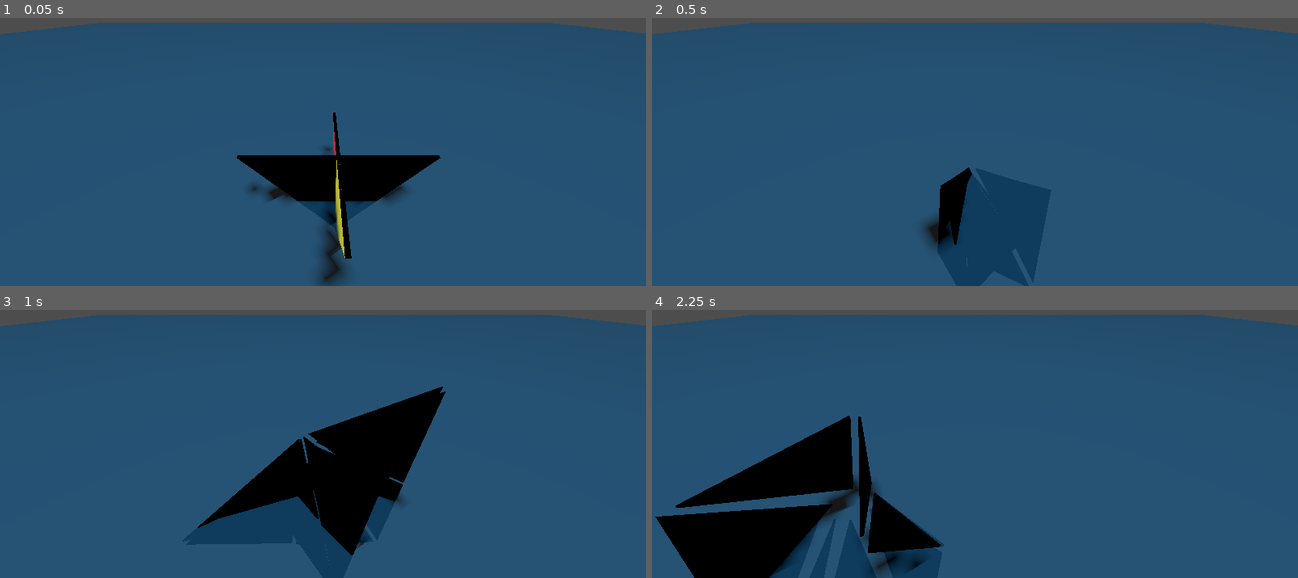
Above: before the commit, frames 1-4 (two rows, left to right).
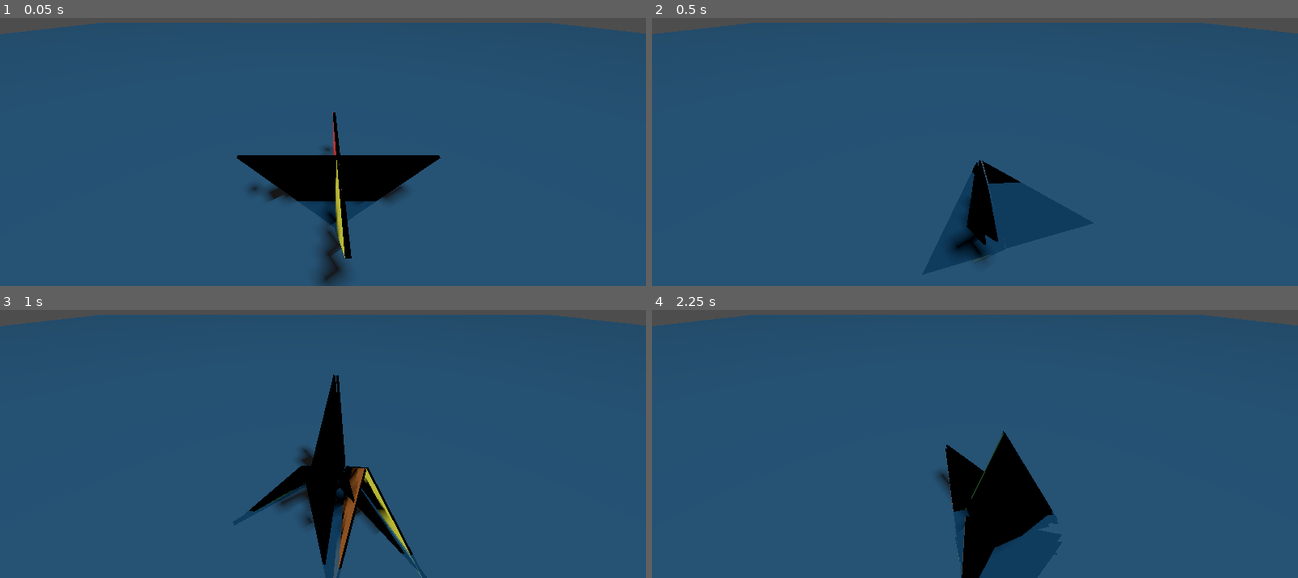
Above: after the commit, the same moments.

Repository: q-qo-o/origami_robot
Game: Godot game, scene res://scenes/ocean.tscn
Two runs of this game, one before a commit and one after it. Both use one fixed random seed, a clock stepped at 60 frames per second and the inputs below.
Inputs (mouse positions are in pixels of both pictures, inside the frame that each line leads up to):
- Up to frame 1 (0.05 s): no input
- Up to frame 2 (0.5 s): no input
- Up to frame 3 (1 s): move the mouse to (465, 379) at 0.52 s; hold Shift from 0.53 s (still down); click (465, 379) at 0.67 s
- Up to frame 4 (2.25 s): release Shift at 1.25 s; drag from (845, 414) to (942, 468) at 1.27 s; move the mouse to (1039, 318) at 2.02 s; hold Shift from 2.03 s (still down); click (1039, 318) at 2.17 s

Frame 1 is identical in both runs. In frame 2, 2.6% of the frame differs, in the area x 41-58%, y 53-92%; in frame 3, 7.6%; in frame 4, 17%, in the area x 0-63%, y 39-100%.

Commit message:
为关节添加角度限制，防止折纸结构过度折叠
- 为全部 8 个 HingeJoint3D 启用 angular_limit：
  - lower = -45° (-0.785 rad)
  - upper = +45° (+0.785 rad)
- 移除 Jolt Physics 不支持的 softness / relaxation 参数
- 限制相邻面之间的相对旋转范围，防止折纸结构在入水时过度扭曲变形

Diff:
--- a/scenes/origami_robot.tscn
+++ b/scenes/origami_robot.tscn
@@ -309,48 +309,72 @@
 
 [node name="joint1" type="HingeJoint3D" parent="." unique_id=888133071]
 transform = Transform3D(1, 0, 0, 0, -1, 8.742278e-08, 0, -8.742278e-08, -1, 0, -0.010000019, -2.2976311e-16)
+angular_limit/enable = true
+angular_limit/lower = -0.785398
+angular_limit/upper = 0.785398
 node_a = NodePath("../face1")
 exclude_nodes_from_collision = true
 node_b = NodePath("../face2")
 
 [node name="joint2" type="HingeJoint3D" parent="." unique_id=1608638301]
 transform = Transform3D(1, 0, 0, 0, 0.7071068, -0.70710677, 0, 0.70710677, 0.7071068, -0.009999931, -0.51, 1.0595613e-10)
+angular_limit/enable = true
+angular_limit/lower = -0.785398
+angular_limit/upper = 0.785398
 node_a = NodePath("../face2")
 exclude_nodes_from_collision = true
 node_b = NodePath("../face3")
 
 [node name="joint3" type="HingeJoint3D" parent="." unique_id=2027118095]
 transform = Transform3D(1, 0, 0, 0, -1, 8.742278e-08, 0, -8.742278e-08, -1, -0.020005, -0.00999999, 5.335398e-08)
+angular_limit/enable = true
+angular_limit/lower = -0.785398
+angular_limit/upper = 0.785398
 node_a = NodePath("../face3")
 exclude_nodes_from_collision = true
 node_b = NodePath("../face4")
 
 [node name="joint4" type="HingeJoint3D" parent="." unique_id=1865913863]
 transform = Transform3D(0.7071003, 0, -0.70711327, 0, 1, 0, 0.70711327, 0, 0.7071003, -0.520005, 0, -4.957633e-06)
+angular_limit/enable = true
+angular_limit/lower = -0.785398
+angular_limit/upper = 0.785398
 node_a = NodePath("../face4")
 exclude_nodes_from_collision = true
 node_b = NodePath("../face5")
 
 [node name="joint5" type="HingeJoint3D" parent="." unique_id=1250590070]
 transform = Transform3D(1, 0, 0, 0, -1, 8.742278e-08, 0, -8.742278e-08, -1, -0.020005003, 0.009999992, 0)
+angular_limit/enable = true
+angular_limit/lower = -0.785398
+angular_limit/upper = 0.785398
 node_a = NodePath("../face5")
 exclude_nodes_from_collision = true
 node_b = NodePath("../face6")
 
 [node name="joint6" type="HingeJoint3D" parent="." unique_id=911067327]
 transform = Transform3D(1, 2.8994934e-06, -6.9999974e-06, 2.8994934e-06, 0.7071068, 0.70710677, 6.9999974e-06, -0.70710677, 0.7071068, -0.010004997, 0.51, 1.6735687e-08)
+angular_limit/enable = true
+angular_limit/lower = -0.785398
+angular_limit/upper = 0.785398
 node_a = NodePath("../face6")
 exclude_nodes_from_collision = true
 node_b = NodePath("../face7")
 
 [node name="joint0" type="HingeJoint3D" parent="." unique_id=20259372]
 transform = Transform3D(0.7071068, 0, 0.70710677, 0, 1, 0, -0.70710677, 0, 0.7071068, 0.5, 0, -1.9255425e-16)
+angular_limit/enable = true
+angular_limit/lower = -0.785398
+angular_limit/upper = 0.785398
 node_a = NodePath("../face0")
 exclude_nodes_from_collision = true
 node_b = NodePath("../face1")
 
 [node name="joint7" type="HingeJoint3D" parent="." unique_id=2007030083]
 transform = Transform3D(1, 0, 0, 0, -1, 8.742278e-08, 0, -8.742278e-08, -1, 0, 0.01, 0)
+angular_limit/enable = true
+angular_limit/lower = -0.785398
+angular_limit/upper = 0.785398
 node_a = NodePath("../face7")
 exclude_nodes_from_collision = true
 node_b = NodePath("../face0")
